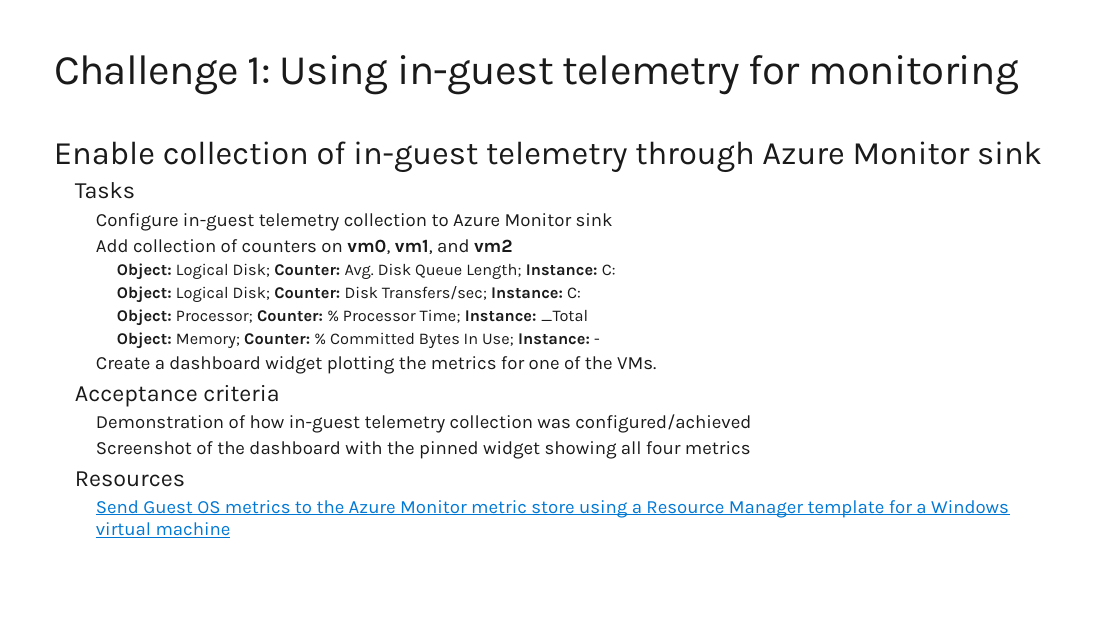
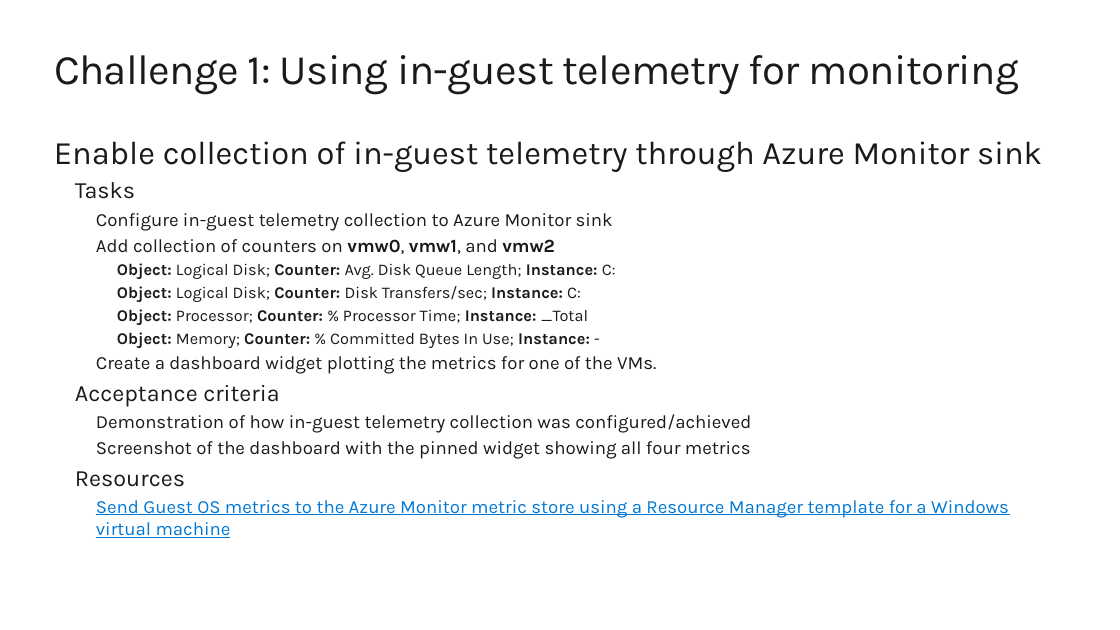
Before and after one commit to peterschen/blog, a slide deck: slide 4 of samples/monitoring-hackathon/Guide.pptx. Drawn at 1120x630 pixels with LibreOffice and Linux fonts; fonts in the diff are those of the drawing; background and template pictures are left out. Boxes give left, top, right and bottom in pixels: in the first picture for what was removed or moved away, otherwise in the second. Text is boxed around its words. In the diff, an @@ line names an element or a change of style, - is before the commit and + after.

```diff
--- a/samples/monitoring-hackathon/Guide.pptx
+++ b/samples/monitoring-hackathon/Guide.pptx
@@ text at [96,239,555,254]: text changed @@
-    Add collection of counters on vm0, vm1, and vm2
+    Add collection of counters on vmw0, vmw1, and vmw2
```
Also in this commit, not shown: 1 other slide changed, 1 other file.
